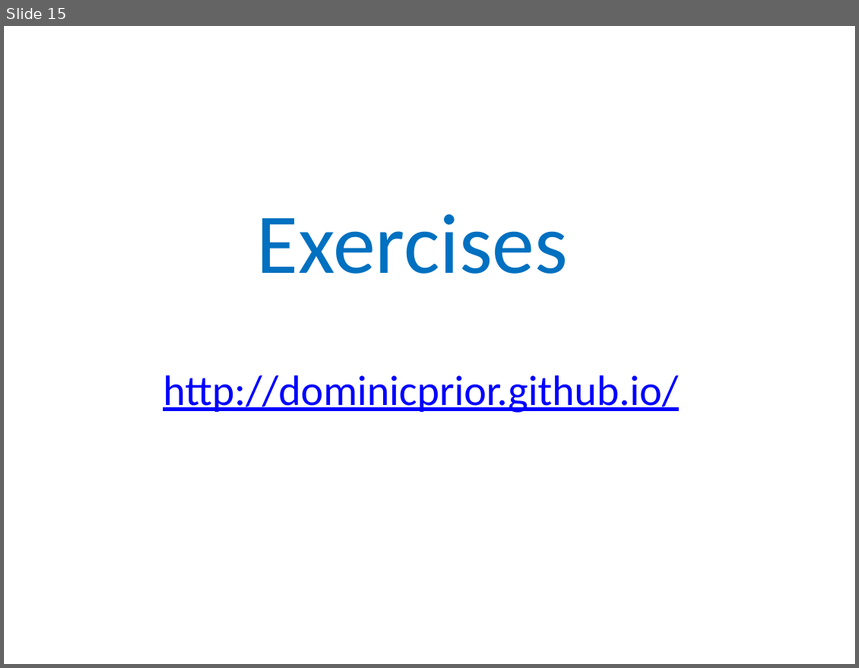
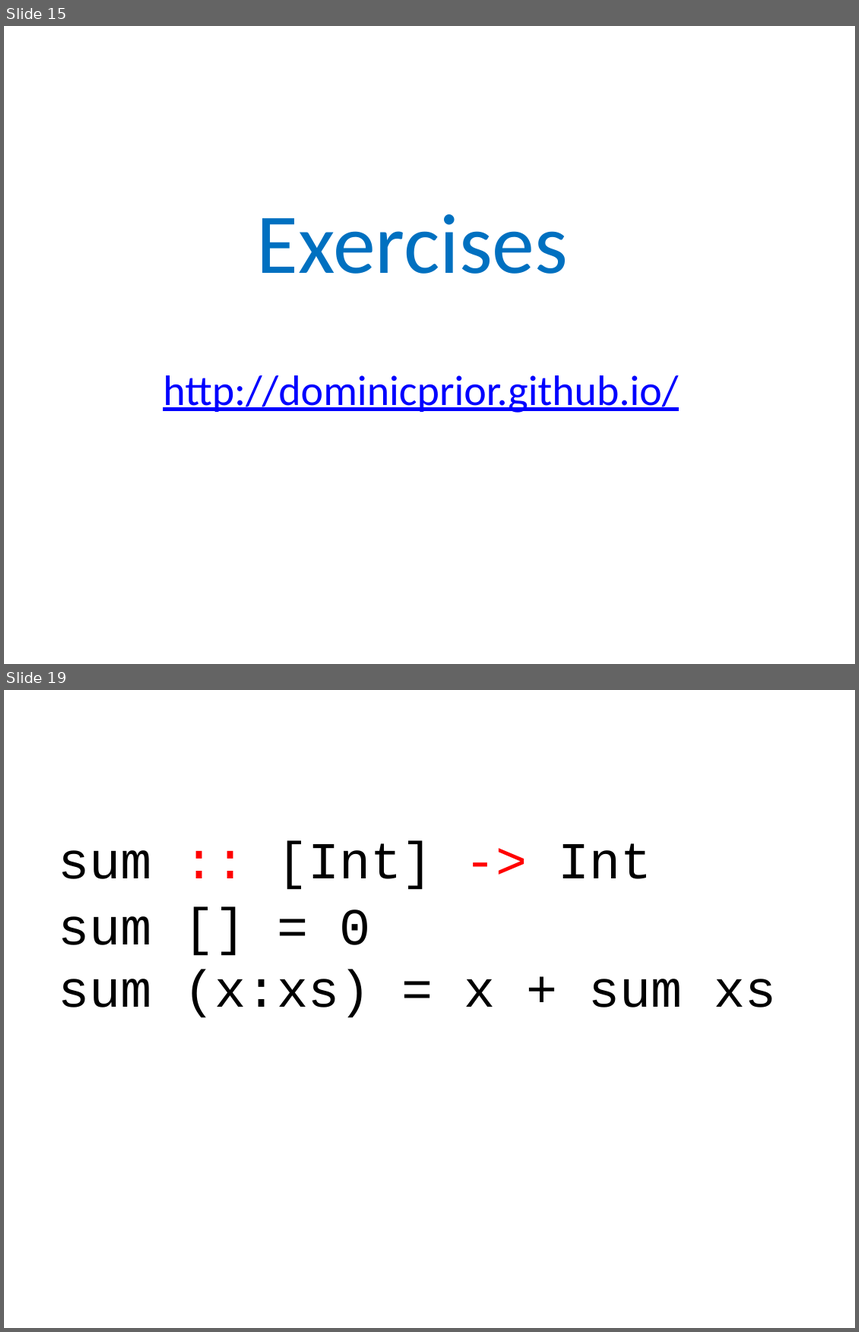
Before and after one commit to dominicprior/beginning-haskell-course, a slide deck: beginning-haskell.pptx. Shown one above the other, each under a label of ours: slide 15 before the commit, slides 15 and 19 after it; the slides between them are not shown. The pictures are 859x668 and 859x1332 pixels, drawn with LibreOffice and Linux fonts; fonts in the diff are those of the drawing. Boxes give left, top, right and bottom in pixels: in the first picture for what was removed or moved away, otherwise in the second. Text is boxed around its words. In the diff, an @@ line names an element or a change of style, - is before the commit and + after.

```diff
--- a/beginning-haskell.pptx
+++ b/beginning-haskell.pptx
@@ slide 19 added at [4, 690, 855, 1328], background #FFFFFF @@
@@ text added at [59, 840, 652, 890], 44 pt, text #000000 @@
+sum :: [Int] -> Int
@@ text added at [59, 910, 776, 1018], 44 pt, text #000000 @@
+sum [] = 0
+sum (x:xs) = x + sum xs
```
Also in this commit, not shown: 7 other slides added.
